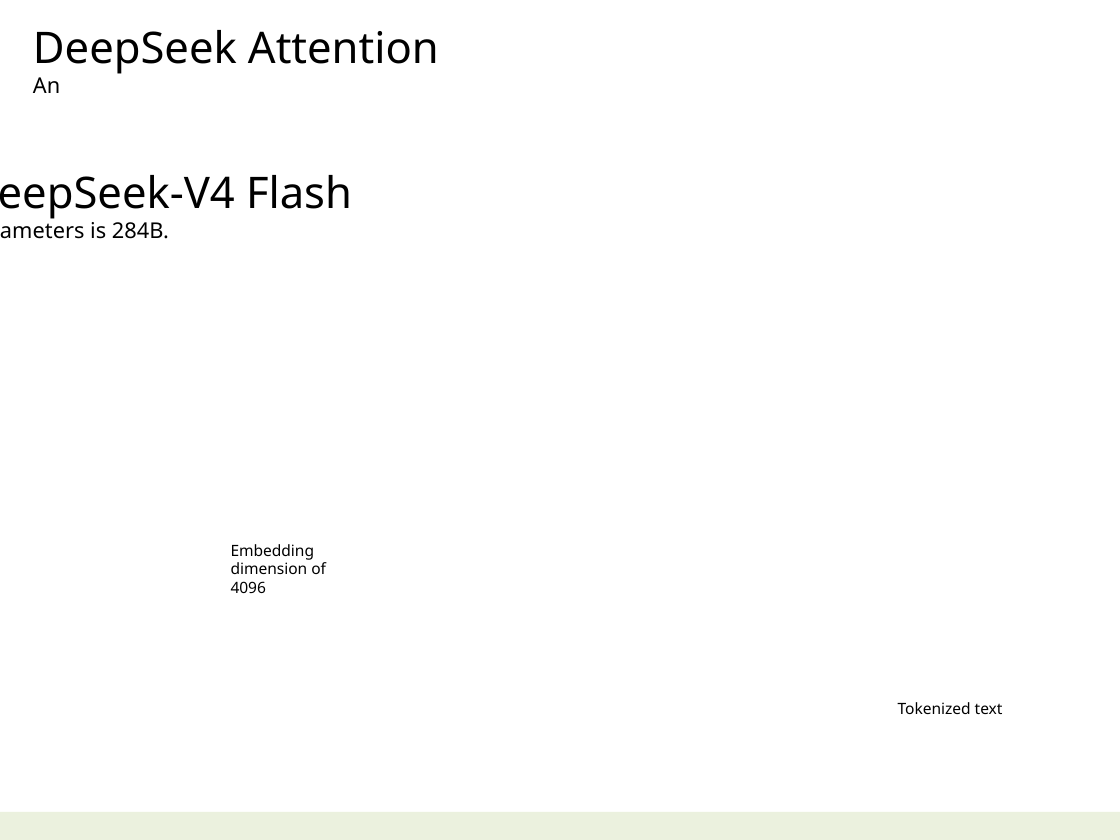
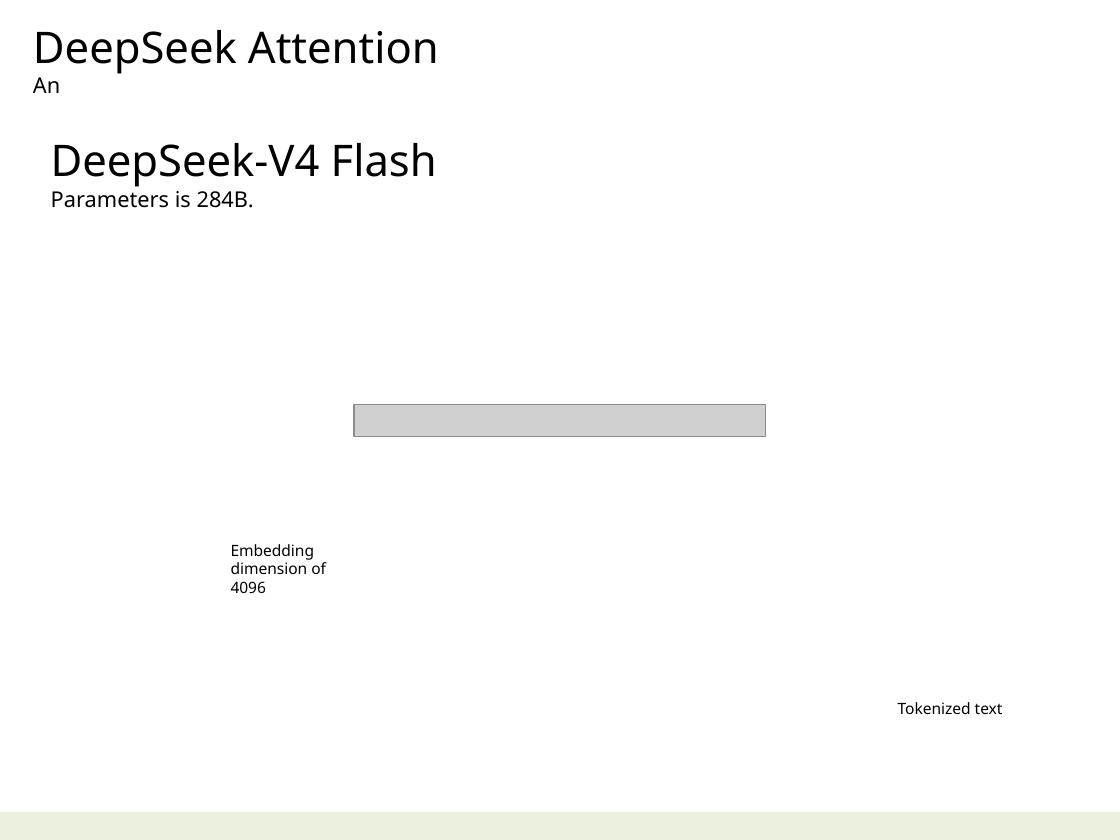
Before and after one commit to navibator/crazy-ai, a slide deck: slide 12 of ai-seepseek.pptx. Drawn at 1120x840 pixels with LibreOffice and Linux fonts; fonts in the diff are those of the drawing; grey boxes stand for pictures. Boxes give left, top, right and bottom in pixels: in the first picture for what was removed or moved away, otherwise in the second. Text is boxed around its words. In the diff, an @@ line names an element or a change of style, - is before the commit and + after.

```diff
--- a/ai-seepseek.pptx
+++ b/ai-seepseek.pptx
@@ text "DeepSeek-V4 Flash Parameters is 284B." rewrapped from (0, 175, 352, 239) to (51, 143, 437, 208) @@
@@ picture added at (354, 404, 766, 436) @@
```
Also in this commit, not shown: 1 slide added, 1 slide removed.
